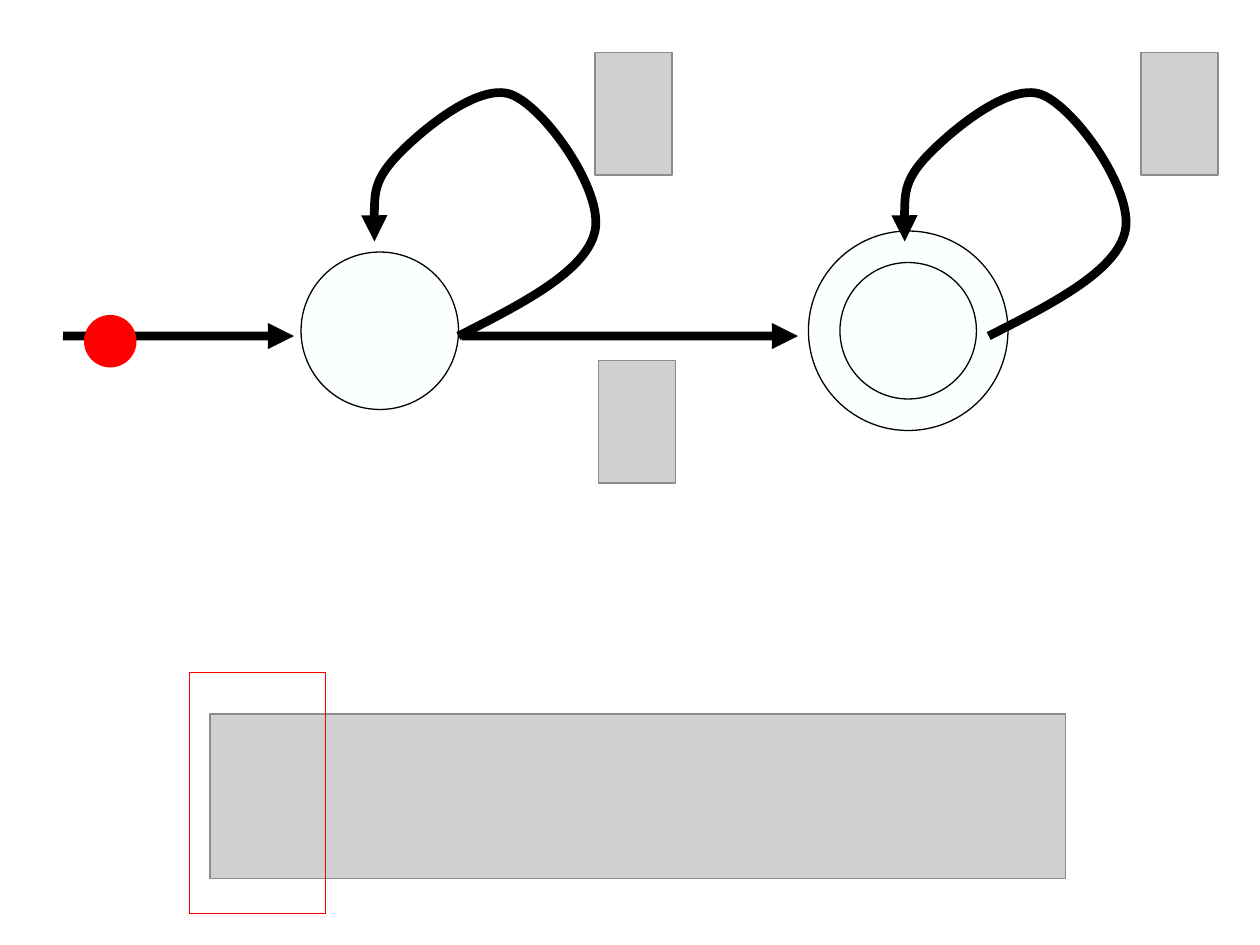
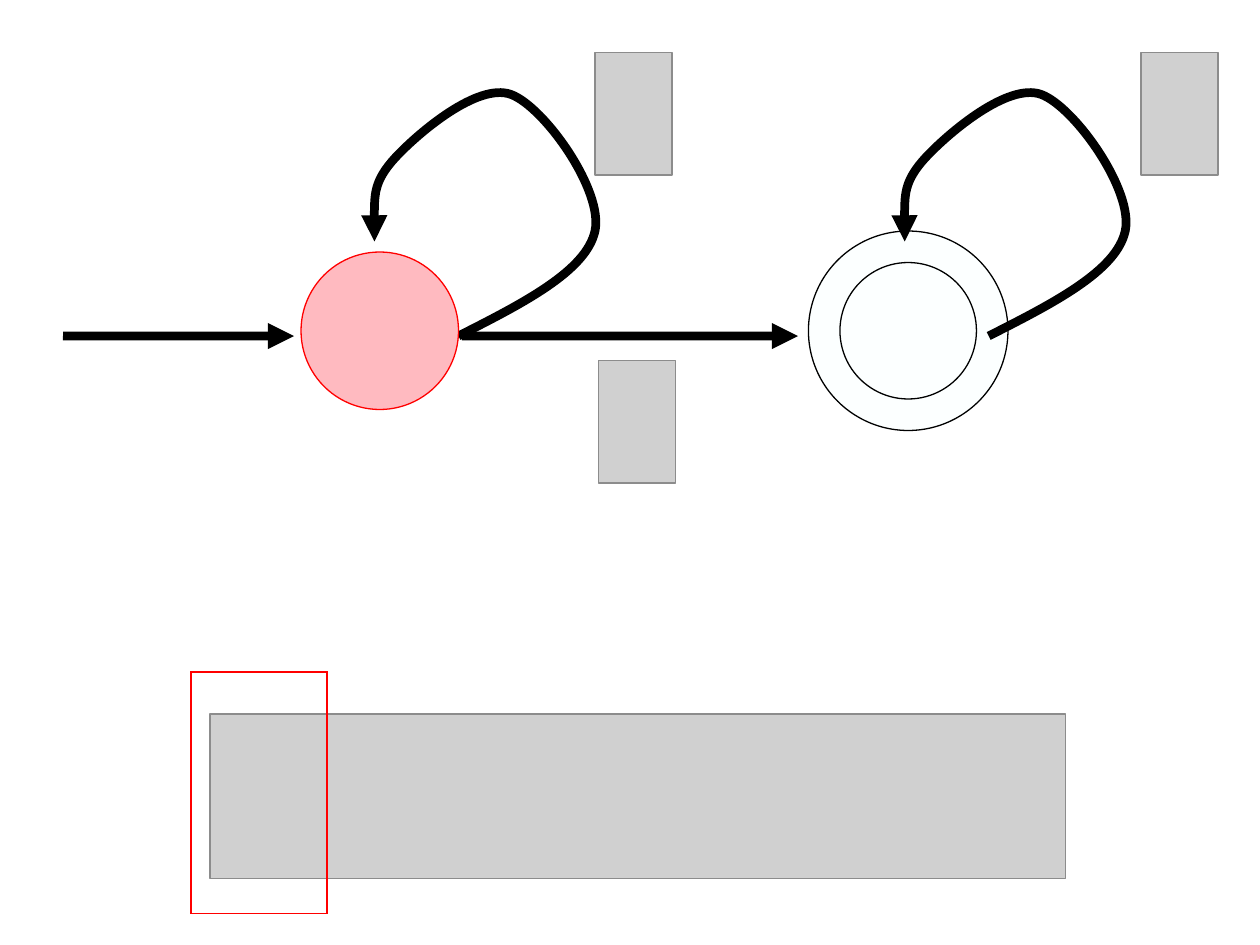
Before and after one commit to gcross/QC-Talks, a slide deck: slide 20 of GeneralExam/WeaponsOfMassSimulation.odp (slide 15 before the commit). Drawn at 1260x945 pixels with LibreOffice and Linux fonts; fonts in the diff are those of the drawing; grey boxes stand for pictures; background and template pictures are left out. Boxes give left, top, right and bottom in pixels: in the first picture for what was removed or moved away, otherwise in the second. Text is boxed around its words. In the diff, an @@ line names an element or a change of style, - is before the commit and + after.

```diff
--- a/GeneralExam/WeaponsOfMassSimulation.odp
+++ b/GeneralExam/WeaponsOfMassSimulation.odp
@@ ellipse at (301,252,459,410): fill #FCFFFF to #FFBAC0; outline #000000 0.74 pt to #FF0000 0.74 pt @@
@@ ellipse removed at (84,315,137,368) @@
@@ rectangle at (190,672,326,914): outline #FF0000 0.51 pt to #FF0000 0.99 pt @@
```
Also in this commit, not shown: 19 other slides changed, 4 slides added, 101 slides removed.
